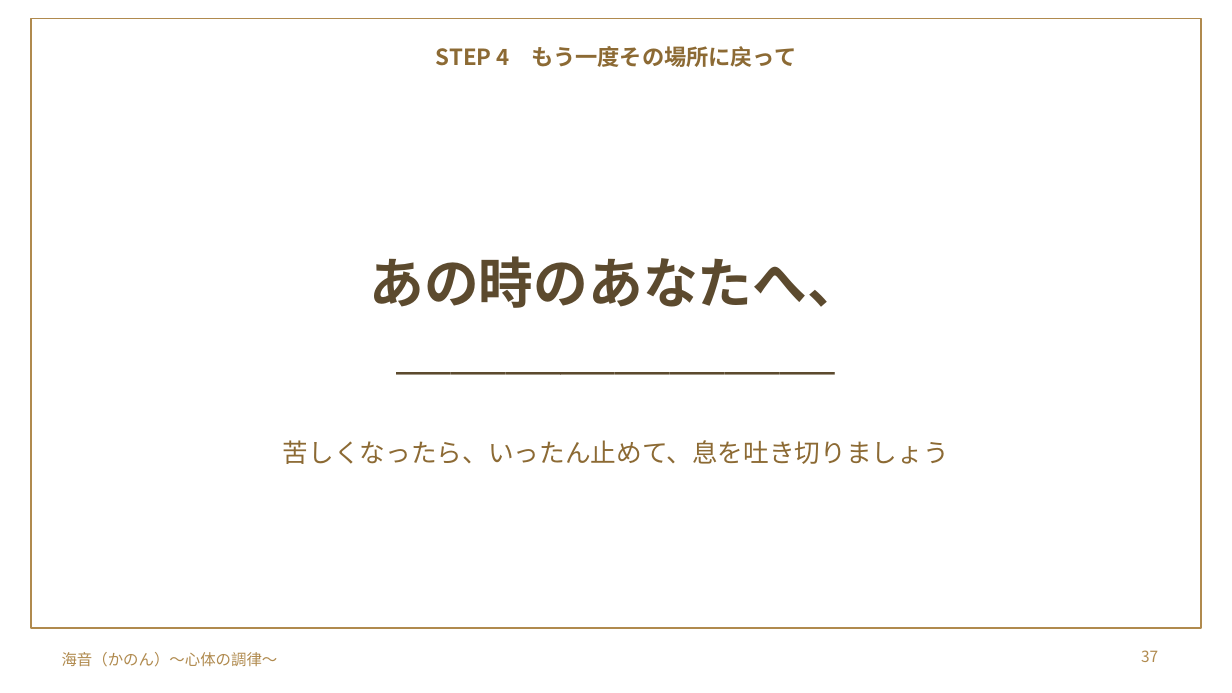
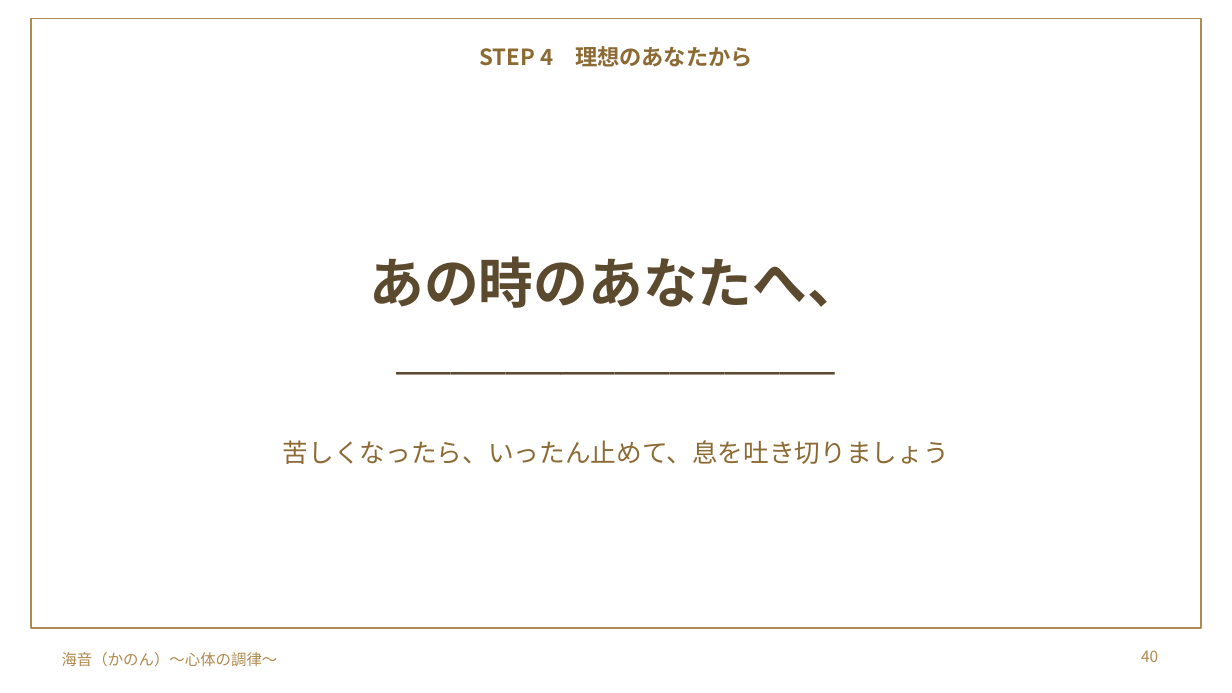
Before and after one commit to y-takahashi-cmd/MyBrain, a slide deck: slide 40 of 20_Projects/海音_心体の調律/単発/仁部あきえさん/20261028_仁部あきえさん_お金のブロック単発セッション.pptx (slide 37 before the commit). Drawn at 1232x693 pixels with LibreOffice and Linux fonts; fonts in the diff are those of the drawing; background and template pictures are left out. Boxes give left, top, right and bottom in pixels: in the first picture for what was removed or moved away, otherwise in the second. Text is boxed around its words. In the diff, an @@ line names an element or a change of style, - is before the commit and + after.

```diff
--- a/20_Projects/海音_心体の調律/単発/仁部あきえさん/20261028_仁部あきえさん_お金のブロック単発セッション.pptx
+++ b/20_Projects/海音_心体の調律/単発/仁部あきえさん/20261028_仁部あきえさん_お金のブロック単発セッション.pptx
@@ text at box(479, 46, 753, 67): text changed @@
-STEP 4 もう一度その場所に戻って
+STEP 4 理想のあなたから
@@ page number at box(1141, 650, 1158, 662): text changed @@
-37
+40
```
Also in this commit, not shown: 2 other slides changed, 3 slides added.
